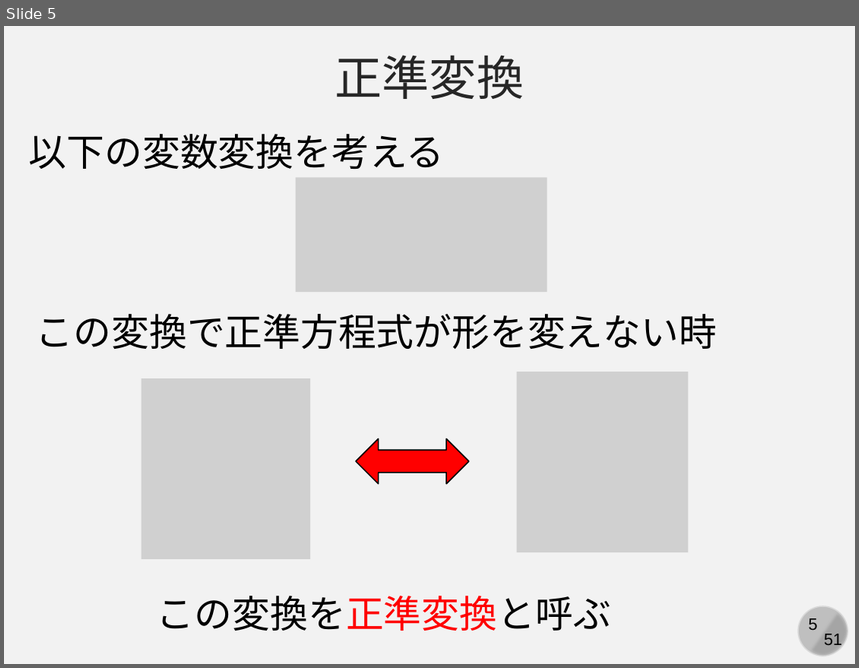
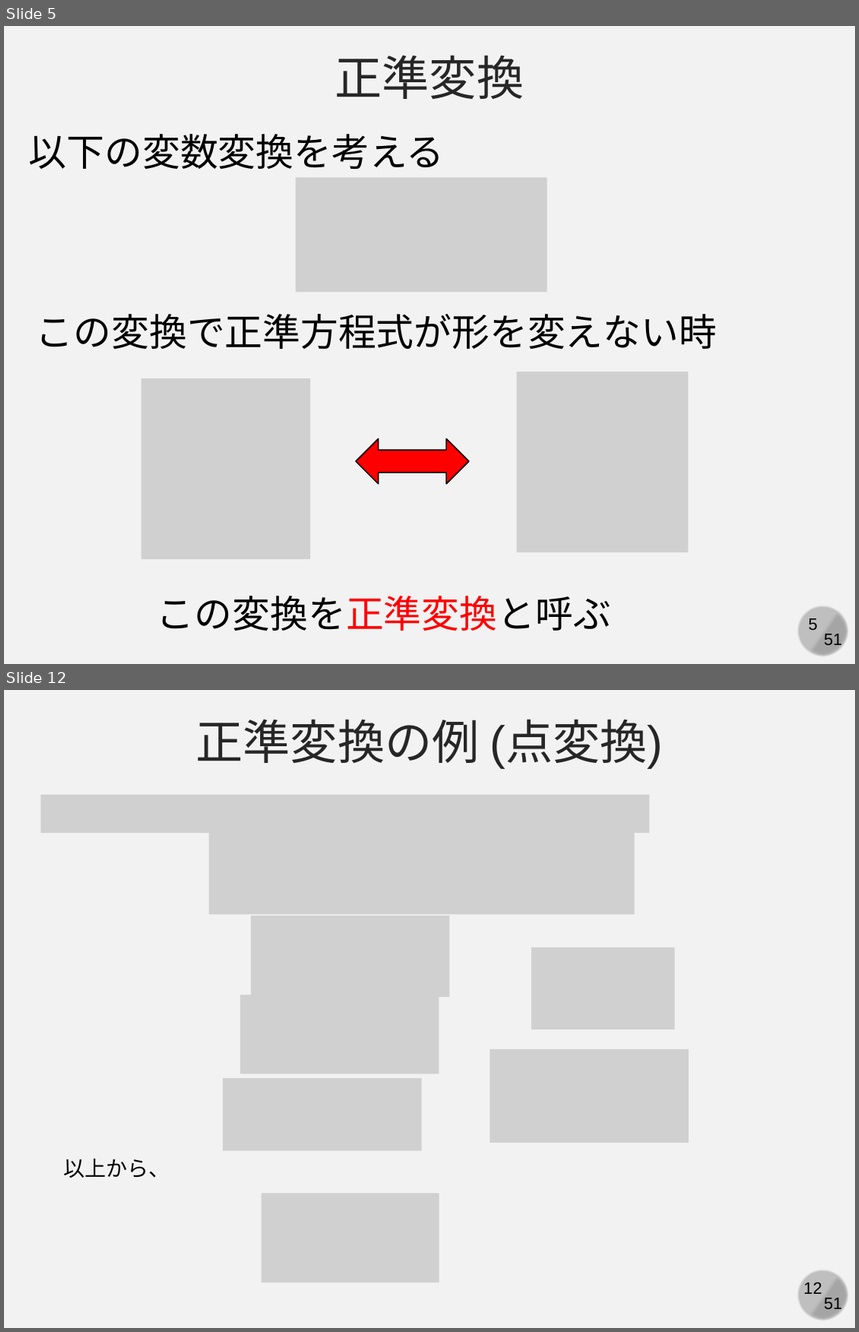
Before and after one commit to kaityo256/classical_mechanics, a slide deck: canonical_transformation/fig/slide.pptx. Shown one above the other, each under a label of ours: slide 5 before the commit, slides 5 and 12 after it; the slides between them are not shown. The pictures are 859x668 and 859x1332 pixels, drawn with LibreOffice and Linux fonts; fonts in the diff are those of the drawing; grey boxes stand for pictures. Boxes give left, top, right and bottom in pixels: in the first picture for what was removed or moved away, otherwise in the second. Text is boxed around its words. In the diff, an @@ line names an element or a change of style, - is before the commit and + after.

```diff
--- a/canonical_transformation/fig/slide.pptx
+++ b/canonical_transformation/fig/slide.pptx
@@ slide 12 added at (4,690,855,1328), background #F2F2F2; not listed: 4 template elements that a slide beside it also shows @@
@@ text added at (196,719,664,768), 40 pt, text #262626 @@
+正準変換の例 (点変換)
@@ picture added at (40,795,649,833) @@
@@ picture added at (209,833,635,915) @@
@@ picture added at (251,916,450,997) @@
@@ picture added at (531,948,675,1030) @@
@@ picture added at (240,995,439,1074) @@
@@ picture added at (490,1049,690,1143) @@
@@ picture added at (223,1078,422,1151) @@
@@ text added at (64,1159,170,1178), 18 pt, text #000000 @@
+以上から、
@@ picture added at (261,1193,439,1283) @@
```
Also in this commit, not shown: 1 slide changed, 21 other slides added, 1 other file.
